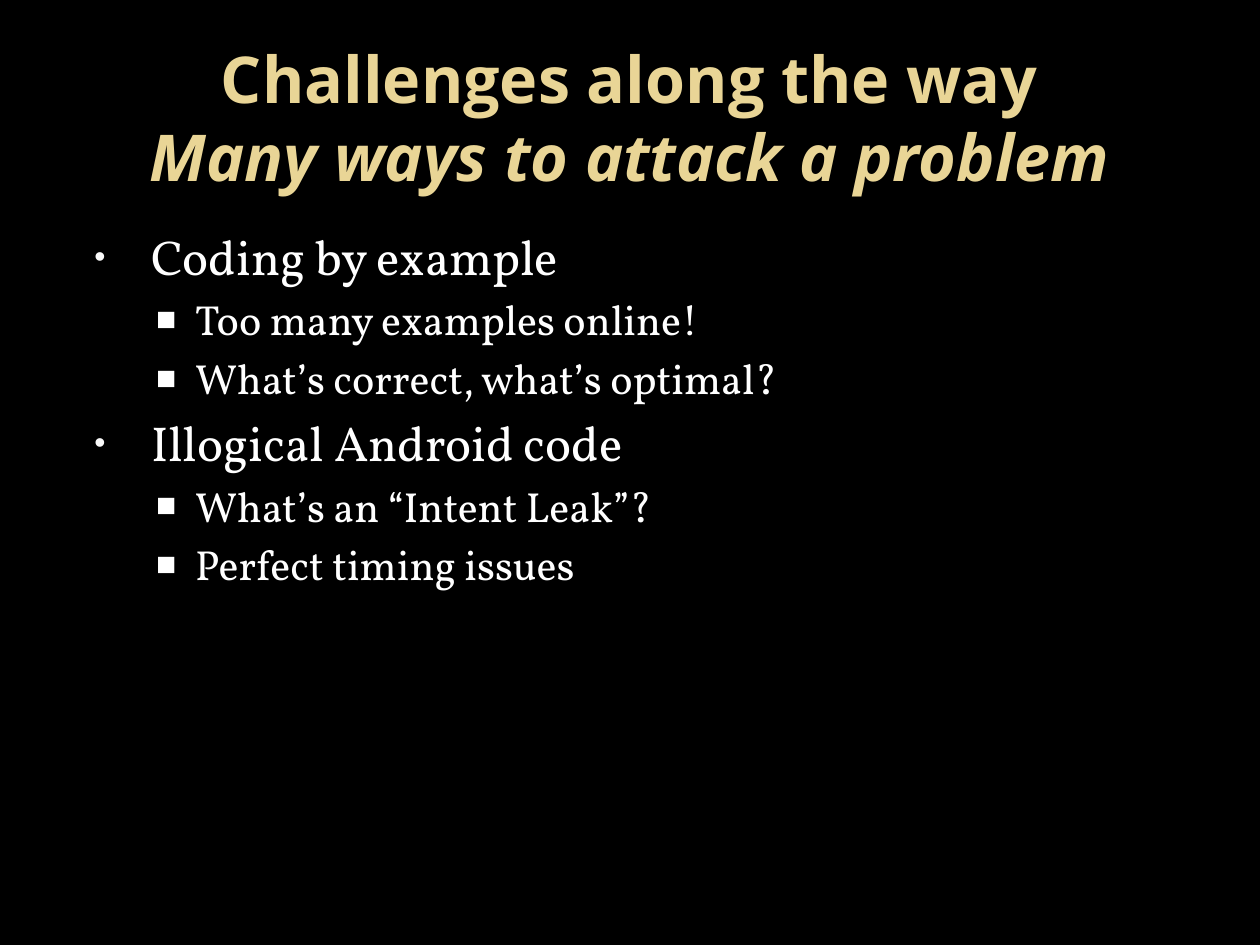
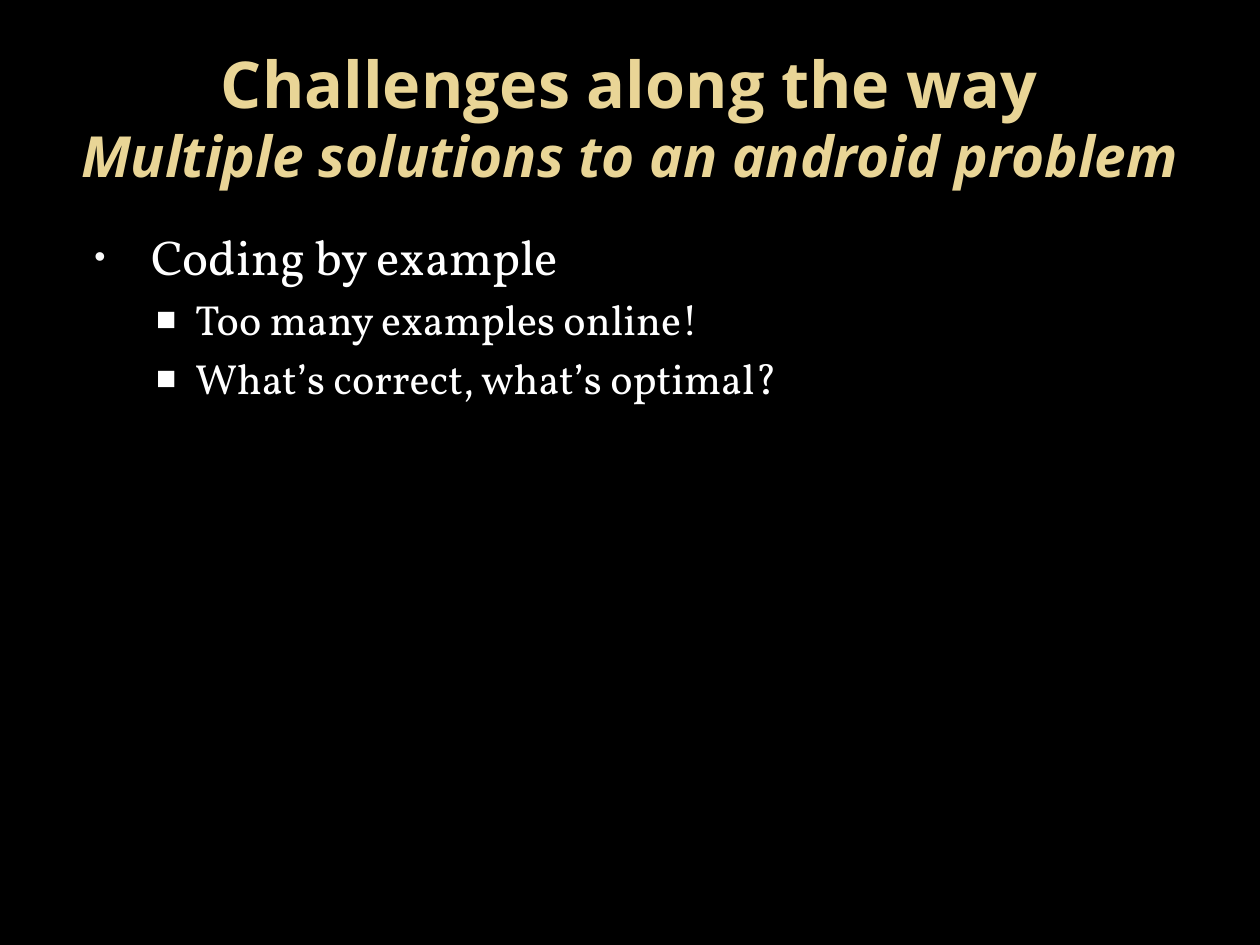
Before and after one commit to kbaileyky/CS5103-SMS, a slide deck: slide 15 of Documents/Presentation/CS5103 SMS MSGR .pptx (slide 18 before the commit). Drawn at 1260x945 pixels with LibreOffice and Linux fonts; fonts in the diff are those of the drawing; background and template pictures are left out. Boxes give left, top, right and bottom in pixels: in the first picture for what was removed or moved away, otherwise in the second. Text is boxed around its words. In the diff, an @@ line names an element or a change of style, - is before the commit and + after.

Commit message:
Current Presentation

```diff
--- a/Documents/Presentation/CS5103 SMS MSGR .pptx
+++ b/Documents/Presentation/CS5103 SMS MSGR .pptx
@@ title at (x1=81, y1=59, x2=1178, y2=191): text changed; size 36.9 to 32.4 pt @@
-Challenges along the way
-Many ways to attack a problem
+Challenges along the way
+Multiple solutions to an android problem
@@ text at (x1=151, y1=426, x2=652, y2=591): paragraphs removed @@
-• Illogical Android code
-  ■ What’s an “Intent Leak”?
-  ■ Perfect timing issues
```
Also in this commit, not shown: 10 other slides changed, 4 slides added, 3 slides removed.
